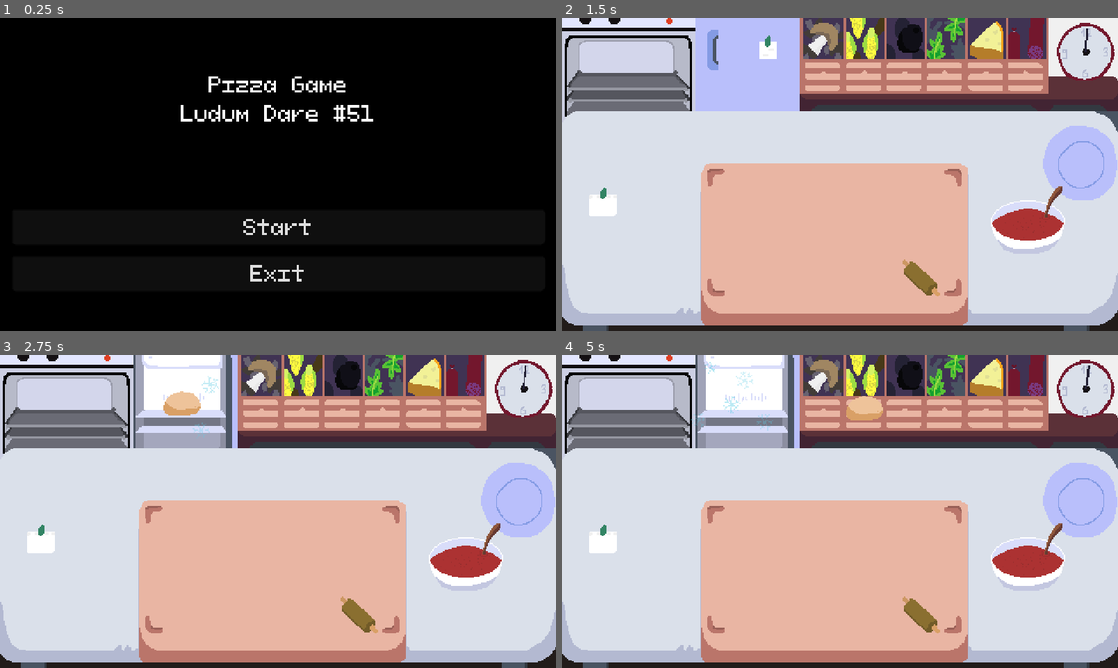
Above: before the commit, frames 1-4 (two rows, left to right).
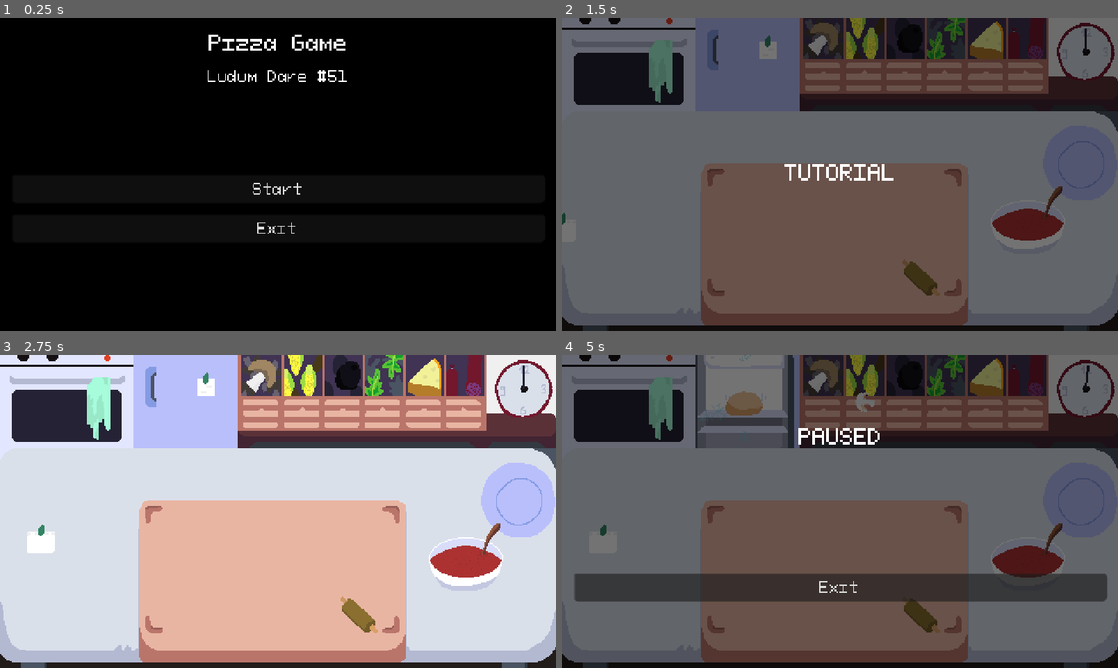
Above: after the commit, the same moments.

Repository: martindzejky/pizza-game
Game: Godot game, scene res://scenes/start.tscn
The game is run twice, just before and just after one commit, with the same random seed, the same clock (stepped at 60 frames per second) and the same inputs.
Inputs (mouse positions are in pixels of both pictures, inside the frame that each line leads up to):
- Up to frame 1 (0.25 s): no input
- Up to frame 2 (1.5 s): click "Start" at 0.5 s; tap Enter at 1.25 s; move the mouse to (628, 64) at 1.27 s; click (628, 64) at 1.42 s
- Up to frame 3 (2.75 s): tap Space at 2 s; move the mouse to (183, 401) at 2.02 s; click (183, 401) at 2.17 s
- Up to frame 4 (5 s): move the mouse to (745, 405) at 2.77 s; click (745, 405) at 2.92 s; tap Enter at 3.5 s; move the mouse to (823, 401) at 3.52 s; click (823, 401) at 3.67 s; move the mouse to (862, 401) at 4.27 s; click (862, 401) at 4.42 s; tap Escape at 4.9 s

The runs differ from the first frame. In frame 1, 2.0% of the frame differs, in the area x 32-68%, y 5-85%; in frame 2, 97%, in the area x 0-100%, y 0-100%; in frame 3, 11%; in frame 4, 97%.

Commit message:
start of a tutorial and pause menu

Diff:
--- a/scenes/end.tscn
+++ b/scenes/end.tscn
@@ -15,6 +15,7 @@
 grow_vertical = 2
 
 [node name="margin" type="MarginContainer" parent="ui"]
+layout_mode = 1
 anchors_preset = 15
 anchor_right = 1.0
 anchor_bottom = 1.0
@@ -22,12 +23,14 @@
 grow_vertical = 2
 
 [node name="items" type="VBoxContainer" parent="ui/margin"]
+layout_mode = 2
 offset_left = 10.0
 offset_top = 10.0
 offset_right = 470.0
 offset_bottom = 260.0
 
 [node name="title" type="Label" parent="ui/margin/items"]
+layout_mode = 2
 offset_right = 460.0
 offset_bottom = 25.0
 grow_horizontal = 2
@@ -36,24 +39,40 @@
 horizontal_alignment = 1
 vertical_alignment = 1
 
-[node name="scroll" type="ScrollContainer" parent="ui/margin/items"]
+[node name="subtitle" type="Label" parent="ui/margin/items"]
+layout_mode = 2
 offset_top = 35.0
 offset_right = 460.0
-offset_bottom = 210.0
+offset_bottom = 73.0
+grow_horizontal = 2
+pivot_offset = Vector2(240, 30)
+theme_override_font_sizes/font_size = 13
+text = "Don't forget to screenshot your collection and post into the comments..."
+horizontal_alignment = 1
+vertical_alignment = 1
+autowrap_mode = 2
+
+[node name="scroll" type="ScrollContainer" parent="ui/margin/items"]
+layout_mode = 2
+offset_top = 83.0
+offset_right = 460.0
+offset_bottom = 216.0
 size_flags_vertical = 3
 
 [node name="pizza-gallery" parent="ui/margin/items/scroll" instance=ExtResource("1_auhlt")]
+layout_mode = 2
 anchors_preset = 0
 anchor_right = 0.0
 anchor_bottom = 0.0
 offset_right = 460.0
-offset_bottom = 175.0
+offset_bottom = 133.0
 grow_horizontal = 1
 grow_vertical = 1
 size_flags_horizontal = 3
 
 [node name="btns" type="HBoxContainer" parent="ui/margin/items"]
-offset_top = 220.0
+layout_mode = 2
+offset_top = 226.0
 offset_right = 460.0
 offset_bottom = 250.0
 grow_horizontal = 2
@@ -61,8 +80,9 @@
 alignment = 1
 
 [node name="restart" type="Button" parent="ui/margin/items/btns"]
-offset_right = 394.0
-offset_bottom = 30.0
+layout_mode = 2
+offset_right = 406.0
+offset_bottom = 24.0
 grow_horizontal = 2
 grow_vertical = 0
 size_flags_horizontal = 3
@@ -70,9 +90,10 @@
 script = ExtResource("1_iqrhl")
 
 [node name="exit" type="Button" parent="ui/margin/items/btns"]
-offset_left = 404.0
+layout_mode = 2
+offset_left = 416.0
 offset_right = 460.0
-offset_bottom = 30.0
+offset_bottom = 24.0
 grow_horizontal = 2
 grow_vertical = 0
 text = "Exit"
--- a/scenes/level.tscn
+++ b/scenes/level.tscn
@@ -1,11 +1,13 @@
-[gd_scene load_steps=14 format=3 uid="uid://dehfhkt6r8u7n"]
+[gd_scene load_steps=16 format=3 uid="uid://dehfhkt6r8u7n"]
 
 [ext_resource type="PackedScene" uid="uid://b8eyata53lsrj" path="res://objects/clock/clock.tscn" id="1_pib6w"]
 [ext_resource type="PackedScene" uid="uid://db820lg5ebwsq" path="res://objects/oven/oven.tscn" id="1_v5n6d"]
 [ext_resource type="Script" path="res://scripts/reset-pizzas.gd" id="1_ybgt5"]
+[ext_resource type="PackedScene" uid="uid://satu1f06yh0u" path="res://ui/tutorial.tscn" id="2_6q7nq"]
 [ext_resource type="PackedScene" uid="uid://dhrhb8gv5s7nu" path="res://objects/fridge/fridge.tscn" id="2_i6w8l"]
+[ext_resource type="PackedScene" uid="uid://d30wuilo5aooa" path="res://ui/pause.tscn" id="3_vyhag"]
 [ext_resource type="PackedScene" uid="uid://b8j5aiovste6u" path="res://objects/mushroom-box/mushroom-box.tscn" id="3_x8ajh"]
-[ext_resource type="PackedScene" uid="uid://dwx6pe72g61d1" path="res://objects/table/table.tscn" id="4_tetf8"]
+[ext_resource type="PackedScene" uid="uid://3wrd53oyoqc2" path="res://objects/table/table.tscn" id="4_tetf8"]
 [ext_resource type="Texture2D" uid="uid://dce13dywqd8my" path="res://sprites/boxes.png" id="5_2qcfs"]
 [ext_resource type="PackedScene" uid="uid://cxs3415am8mfp" path="res://objects/ingredients/mushroom.tscn" id="7_t30ub"]
 [ext_resource type="PackedScene" uid="uid://dkbmbeblbronj" path="res://objects/ingredients/corn.tscn" id="8_3uish"]
@@ -16,6 +18,10 @@
 
 [node name="level" type="Node"]
 script = ExtResource("1_ybgt5")
+
+[node name="tutorial" parent="." instance=ExtResource("2_6q7nq")]
+
+[node name="pause" parent="." instance=ExtResource("3_vyhag")]
 
 [node name="camera" type="Camera2D" parent="."]
 anchor_mode = 0
--- a/scenes/start.tscn
+++ b/scenes/start.tscn
@@ -14,7 +14,6 @@
 grow_vertical = 2
 
 [node name="margin" type="MarginContainer" parent="ui"]
-layout_mode = 1
 anchors_preset = 15
 anchor_right = 1.0
 anchor_bottom = 1.0
@@ -22,28 +21,33 @@
 grow_vertical = 2
 
 [node name="items" type="VBoxContainer" parent="ui/margin"]
-layout_mode = 2
 offset_left = 10.0
 offset_top = 10.0
 offset_right = 470.0
 offset_bottom = 260.0
 
 [node name="title" type="Label" parent="ui/margin/items"]
-layout_mode = 2
+offset_right = 460.0
+offset_bottom = 25.0
+grow_horizontal = 2
+pivot_offset = Vector2(240, 30)
+text = "Pizza Game"
+horizontal_alignment = 1
+vertical_alignment = 1
+
+[node name="subtitle" type="Label" parent="ui/margin/items"]
 offset_top = 35.0
 offset_right = 460.0
-offset_bottom = 85.0
+offset_bottom = 54.0
 grow_horizontal = 2
 pivot_offset = Vector2(240, 30)
-size_flags_vertical = 6
-text = "Pizza Game
-Ludum Dare #51"
+theme_override_font_sizes/font_size = 13
+text = "Ludum Dare #51"
 horizontal_alignment = 1
 vertical_alignment = 1
 
 [node name="btns" type="VBoxContainer" parent="ui/margin/items"]
-layout_mode = 2
-offset_top = 130.0
+offset_top = 64.0
 offset_right = 460.0
 offset_bottom = 250.0
 grow_horizontal = 2
@@ -52,20 +56,18 @@
 alignment = 1
 
 [node name="start" type="Button" parent="ui/margin/items/btns"]
-layout_mode = 2
-offset_top = 25.0
+offset_top = 64.0
 offset_right = 460.0
-offset_bottom = 55.0
+offset_bottom = 88.0
 grow_horizontal = 2
 grow_vertical = 0
 text = "Start"
 script = ExtResource("1_iqrhl")
 
 [node name="exit" type="Button" parent="ui/margin/items/btns"]
-layout_mode = 2
-offset_top = 65.0
+offset_top = 98.0
 offset_right = 460.0
-offset_bottom = 95.0
+offset_bottom = 122.0
 grow_horizontal = 2
 grow_vertical = 0
 text = "Exit"
--- /dev/null
+++ b/ui/end-btn.gd
@@ -0,0 +1,9 @@
+extends Control
+
+func _onClicked():
+    Effects.sound("click")
+    get_tree().paused = false
+    get_tree().change_scene_to_file("res://scenes/end.tscn")
+
+func _on_mouse_entered():
+    Effects.sound("hover")
--- /dev/null
+++ b/ui/pause.gd
@@ -0,0 +1,11 @@
+extends CanvasLayer
+
+func _input(event: InputEvent):
+
+    # only care about ESC (on release)
+    if not event is InputEventKey: return
+    if event.keycode != KEY_ESCAPE: return
+    if not event.is_pressed(): return
+
+    get_tree().paused = not get_tree().paused
+    $root.visible = get_tree().paused
--- /dev/null
+++ b/ui/pause.tscn
@@ -0,0 +1,66 @@
+[gd_scene load_steps=4 format=3 uid="uid://d30wuilo5aooa"]
+
+[ext_resource type="Script" path="res://ui/pause.gd" id="1_16085"]
+[ext_resource type="Script" path="res://ui/end-btn.gd" id="2_koidk"]
+
+[sub_resource type="StyleBoxFlat" id="StyleBoxFlat_77q4l"]
+bg_color = Color(0, 0, 0, 0.54902)
+
+[node name="pause" type="CanvasLayer"]
+process_mode = 3
+layer = 12
+script = ExtResource("1_16085")
+
+[node name="root" type="Panel" parent="."]
+visible = false
+anchors_preset = 15
+anchor_right = 1.0
+anchor_bottom = 1.0
+grow_horizontal = 2
+grow_vertical = 2
+theme_override_styles/panel = SubResource("StyleBoxFlat_77q4l")
+
+[node name="margin" type="MarginContainer" parent="root"]
+anchors_preset = 15
+anchor_right = 1.0
+anchor_bottom = 1.0
+grow_horizontal = 2
+grow_vertical = 2
+
+[node name="items" type="VBoxContainer" parent="root/margin"]
+offset_left = 10.0
+offset_top = 10.0
+offset_right = 470.0
+offset_bottom = 260.0
+
+[node name="title" type="Label" parent="root/margin/items"]
+offset_top = 47.0
+offset_right = 460.0
+offset_bottom = 72.0
+grow_horizontal = 2
+pivot_offset = Vector2(240, 30)
+size_flags_vertical = 6
+text = "PAUSED"
+horizontal_alignment = 1
+vertical_alignment = 1
+
+[node name="btns" type="VBoxContainer" parent="root/margin/items"]
+offset_top = 130.0
+offset_right = 460.0
+offset_bottom = 250.0
+grow_horizontal = 2
+grow_vertical = 2
+size_flags_vertical = 3
+alignment = 1
+
+[node name="end" type="Button" parent="root/margin/items/btns"]
+offset_top = 48.0
+offset_right = 460.0
+offset_bottom = 72.0
+grow_horizontal = 2
+grow_vertical = 0
+text = "Exit"
+script = ExtResource("2_koidk")
+
+[connection signal="mouse_entered" from="root/margin/items/btns/end" to="root/margin/items/btns/end" method="_on_mouse_entered"]
+[connection signal="pressed" from="root/margin/items/btns/end" to="root/margin/items/btns/end" method="_onClicked"]
--- a/ui/theme.tres
+++ b/ui/theme.tres
@@ -14,7 +14,7 @@
 [resource]
 default_font = ExtResource("1_xbbro")
 BoxContainer/constants/separation = 10
-Button/font_sizes/font_size = 18
+Button/font_sizes/font_size = 13
 GridContainer/constants/h_separation = 5
 GridContainer/constants/v_separation = 5
 Label/font_sizes/font_size = 18
--- /dev/null
+++ b/ui/tutorial.gd
@@ -0,0 +1,36 @@
+extends CanvasLayer
+
+
+func _ready():
+    get_tree().paused = true
+
+func _on_gui_input(event: InputEvent):
+
+    # only care about left mouse clicks (on release)
+    if not event is InputEventMouseButton: return
+    if event.button_index != MOUSE_BUTTON_LEFT: return
+    if not event.is_pressed(): return
+
+    nextSlide()
+
+
+func nextSlide():
+    var slides = $root.get_children()
+    var current = slides[0]
+
+    for slide in slides:
+        if slide.visible:
+            current = slide
+            break
+
+    if current.get_index() >= slides.size() - 1:
+        dismiss()
+        return
+
+    current.visible = false
+    slides[current.get_index() + 1].visible = true
+
+
+func dismiss():
+    get_tree().paused = false
+    queue_free()
--- /dev/null
+++ b/ui/tutorial.tscn
@@ -0,0 +1,48 @@
+[gd_scene load_steps=3 format=3 uid="uid://satu1f06yh0u"]
+
+[ext_resource type="Script" path="res://ui/tutorial.gd" id="1_kljd6"]
+
+[sub_resource type="StyleBoxFlat" id="StyleBoxFlat_77q4l"]
+bg_color = Color(0, 0, 0, 0.54902)
+
+[node name="tutorial" type="CanvasLayer"]
+process_mode = 3
+layer = 10
+script = ExtResource("1_kljd6")
+
+[node name="root" type="Panel" parent="."]
+anchors_preset = 15
+anchor_right = 1.0
+anchor_bottom = 1.0
+grow_horizontal = 2
+grow_vertical = 2
+theme_override_styles/panel = SubResource("StyleBoxFlat_77q4l")
+
+[node name="title" type="CenterContainer" parent="root"]
+anchors_preset = 15
+anchor_right = 1.0
+anchor_bottom = 1.0
+grow_horizontal = 2
+grow_vertical = 2
+
+[node name="text" type="Label" parent="root/title"]
+offset_left = 192.0
+offset_top = 122.0
+offset_right = 288.0
+offset_bottom = 147.0
+text = "TUTORIAL"
+
+[node name="slide1" type="Control" parent="root"]
+layout_mode = 3
+anchors_preset = 0
+offset_right = 40.0
+offset_bottom = 40.0
+
+[node name="text" type="Label" parent="root/slide1"]
+offset_left = 192.0
+offset_top = 122.0
+offset_right = 288.0
+offset_bottom = 147.0
+text = "TUTORIAL"
+
+[connection signal="gui_input" from="root" to="." method="_on_gui_input"]
